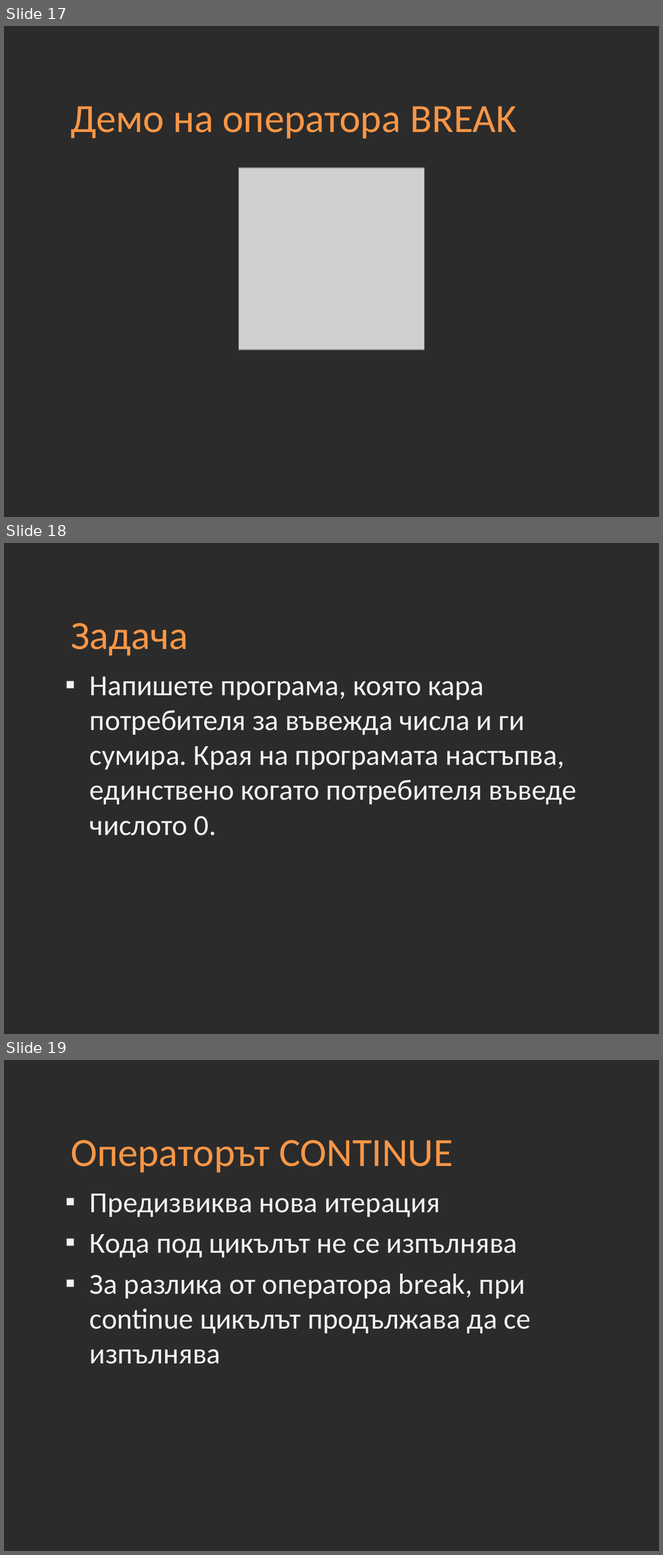
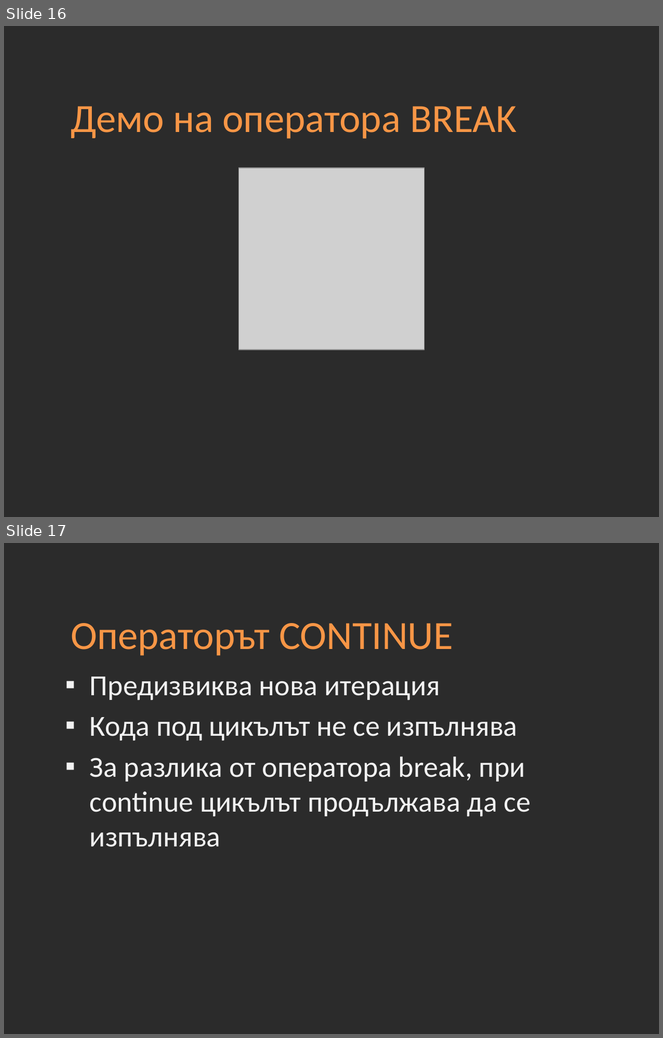
Before and after one commit to Academy-Soft-Intellect/Introduction-Into-Programming-Online, a slide deck: 05-Loops.pptx. Shown one above the other, each under a label of ours: slides 17, 18 and 19 before the commit, slides 16 and 17 after it. The pictures are 663x1555 and 663x1038 pixels, drawn with LibreOffice and Linux fonts; fonts in the diff are those of the drawing; grey boxes stand for pictures; background and template pictures are left out; a plain dark background stands for a picture behind light text. Boxes give left, top, right and bottom in pixels: in the first picture for what was removed or moved away, otherwise in the second. Text is boxed around its words. In the diff, an @@ line names an element or a change of style, - is before the commit and + after.

```diff
--- a/05-Loops.pptx
+++ b/05-Loops.pptx
@@ slide 18 removed at <box>4,543,659,1034</box>, background picture (left out) @@
@@ title removed at <box>71,623,188,656</box> @@
-Задача
@@ text removed at <box>90,677,577,836</box> @@
-▪ Напишете програма, която кара потребителя за въвежда числа и ги сумира. Края на програмата настъпва, единствено когато потребителя въведе числото 0.
@@ what was slide 17 is now slide 16 @@
@@ what was slide 19 is now slide 17 @@
```
Also in this commit, not shown: 1 slide changed, 1 slide added, 2 other slides removed.
